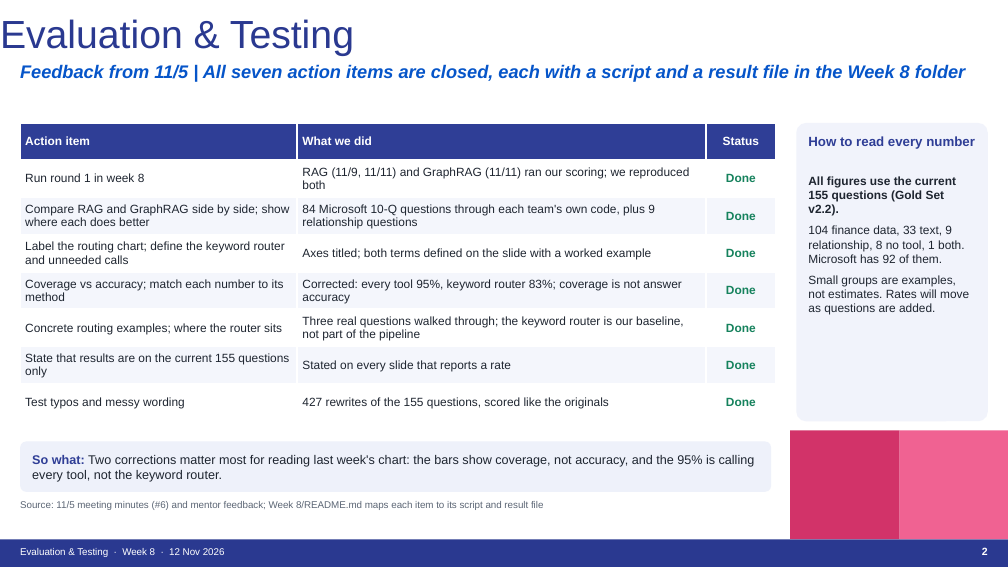
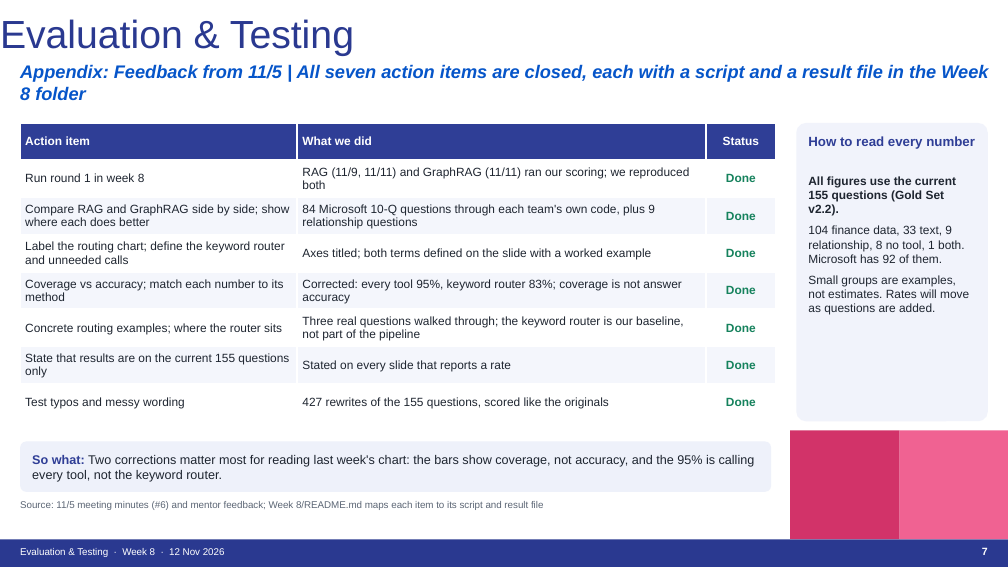
Before and after one commit to thomassong0604-oss/kpmg-eval, a slide deck: slide 7 of Week 8/deck/KPMG_Eval_Week8_11-12.pptx (slide 2 before the commit). Drawn at 1008x567 pixels with LibreOffice and Linux fonts; fonts in the diff are those of the drawing. Boxes give left, top, right and bottom in pixels: in the first picture for what was removed or moved away, otherwise in the second. Text is boxed around its words. In the diff, an @@ line names an element or a change of style, - is before the commit and + after.

```diff
--- a/Week 8/deck/KPMG_Eval_Week8_11-12.pptx
+++ b/Week 8/deck/KPMG_Eval_Week8_11-12.pptx
@@ text at (20, 64, 988, 104): text changed @@
-Feedback from 11/5 | All seven action items are closed, each with a script and a result file in the Week 8 folder
+Appendix: Feedback from 11/5 | All seven action items are closed, each with a script and a result file in the Week 8 folder
@@ text at (982, 547, 988, 555): text changed @@
-2
+7
```
Also in this commit, not shown: 10 other slides changed, 4 other files.
